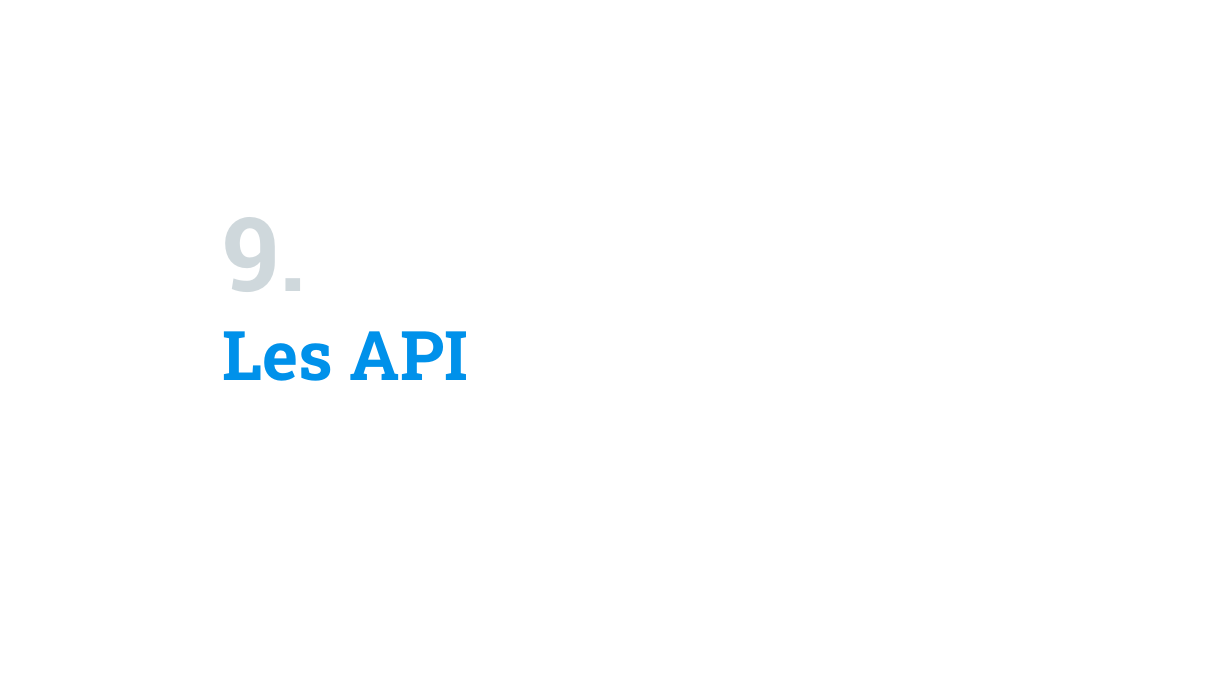
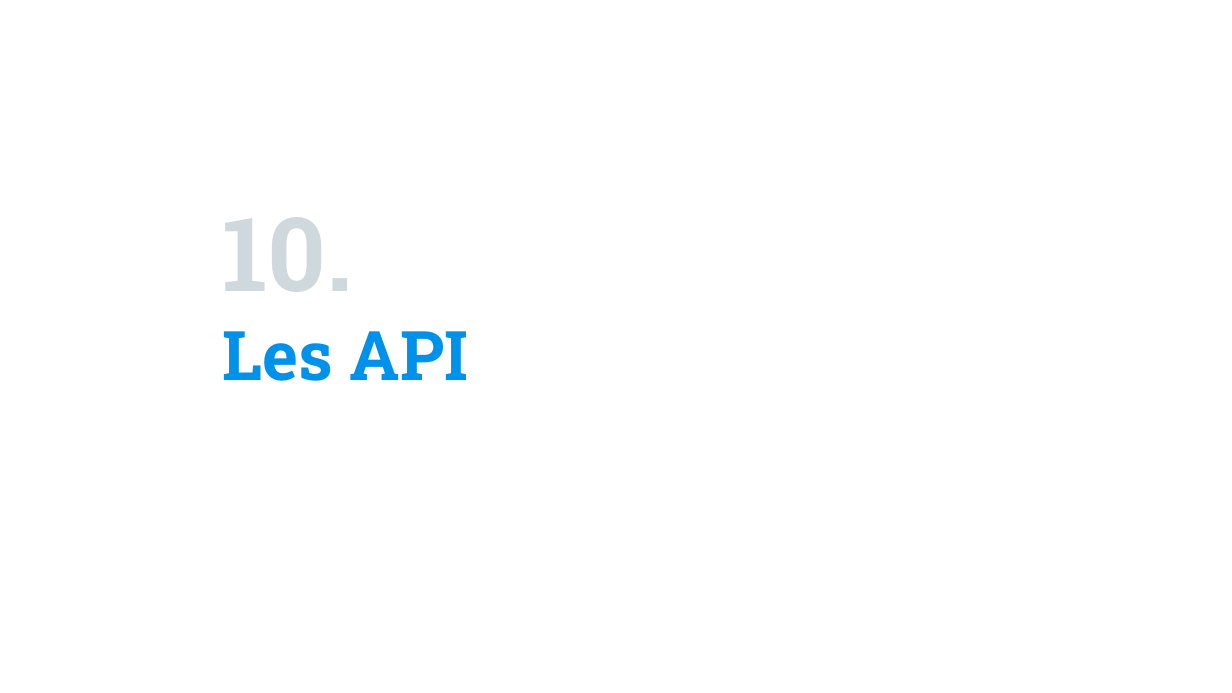
Before and after one commit to Fully-san/PythonSoftwareDevelopment, a slide deck: slide 242 of Supports/Python Software Development.pptx (slide 223 before the commit). Drawn at 1232x693 pixels with LibreOffice and Linux fonts; fonts in the diff are those of the drawing; background and template pictures are left out. Boxes give left, top, right and bottom in pixels: in the first picture for what was removed or moved away, otherwise in the second. Text is boxed around its words. In the diff, an @@ line names an element or a change of style, - is before the commit and + after.

```diff
--- a/Supports/Python Software Development.pptx
+++ b/Supports/Python Software Development.pptx
@@ title at <box>222,217,352,292</box>: text changed @@
-9.
+10.
```
Also in this commit, not shown: 5 other slides changed, 19 slides added, 4 other files.
